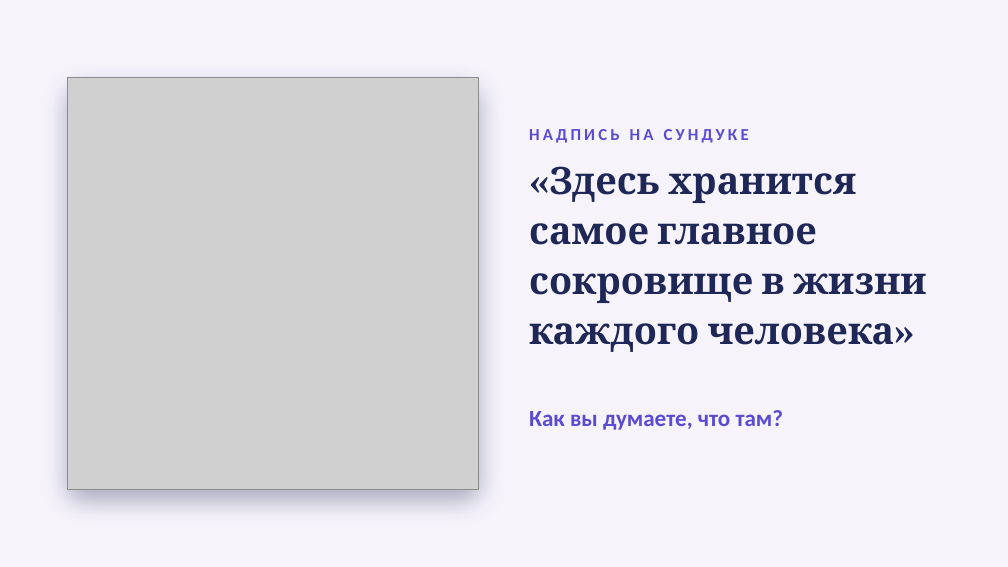
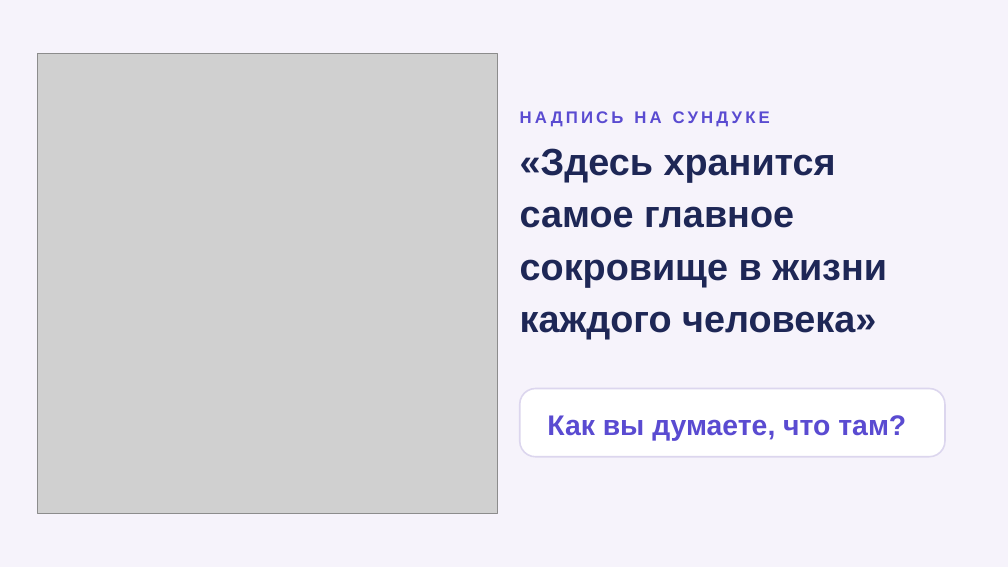
Before and after one commit to zxkaize-cell/kaize, a slide deck: slide 2 of presentations/Песни_о_дружбе.pptx. Drawn at 1008x567 pixels with LibreOffice and Linux fonts; fonts in the diff are those of the drawing; grey boxes stand for pictures; background and template pictures are left out. Boxes give left, top, right and bottom in pixels: in the first picture for what was removed or moved away, otherwise in the second. Text is boxed around its words. In the diff, an @@ line names an element or a change of style, - is before the commit and + after.

```diff
--- a/presentations/Песни_о_дружбе.pptx
+++ b/presentations/Песни_о_дружбе.pptx
@@ picture: place and size @@
-picture at <box>67,78,479,489</box>
+picture at <box>38,54,498,513</box>
@@ rounded rectangle removed at <box>67,78,479,489</box> @@
@@ text "НАДПИСЬ НА СУНДУКЕ": place and size @@
-text "НАДПИСЬ НА СУНДУКЕ" at <box>529,129,749,143</box>
+text "НАДПИСЬ НА СУНДУКЕ" at <box>520,111,770,127</box>
@@ text "НАДПИСЬ НА СУНДУКЕ" at <box>520,111,770,127</box>: font Calibri to Arial; line spacing 1.15 to 1.1 @@
@@ text "«Здесь хранится самое главное сокровище ...": place and size @@
-text "«Здесь хранится самое главное сокровище ..." at <box>529,166,926,352</box>
+text "«Здесь хранится самое главное сокровище ..." at <box>520,148,887,339</box>
@@ text "«Здесь хранится самое главное сокровище ..." at <box>520,148,887,339</box>: font Cambria to Arial; line spacing 1.1 to 1.15 @@
@@ rounded rectangle "Как вы думаете, что там?": place and size @@
-rounded rectangle "Как вы думаете, что там?" at <box>529,410,784,430</box>
+rounded rectangle "Как вы думаете, что там?" at <box>520,389,945,457</box>
@@ rounded rectangle "Как вы думаете, что там?" at <box>520,389,945,457</box>: size 22 to 27 pt, font Calibri to Arial; line spacing 1.15 to 1.1; vertical alignment top to middle; fill none to #FFFFFF; outline none to #DCD6EE 1.5 pt @@
```
Also in this commit, not shown: 21 other slides changed.
